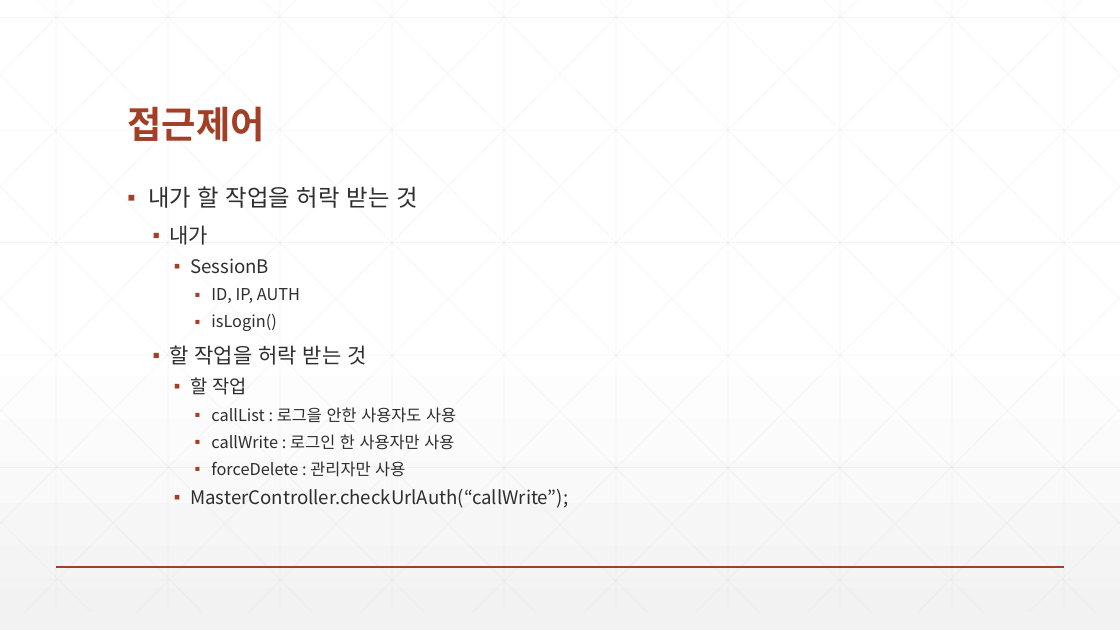
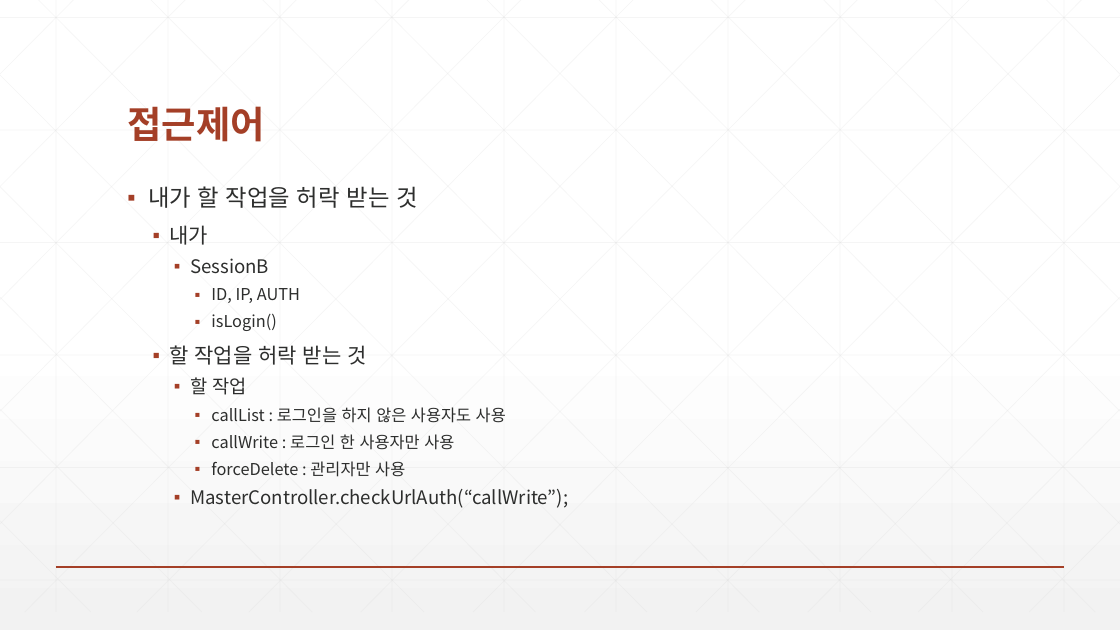
Before and after one commit to zeroshift01/code5, a slide deck: slide 6 of inflearn05/doc/5.인증과 접근제어 기능을 구현합니다..pptx. Drawn at 1120x630 pixels with LibreOffice and Linux fonts; fonts in the diff are those of the drawing. Boxes give left, top, right and bottom in pixels: in the first picture for what was removed or moved away, otherwise in the second. Text is boxed around its words. In the diff, an @@ line names an element or a change of style, - is before the commit and + after.

```diff
--- a/inflearn05/doc/5.인증과 접근제어 기능을 구현합니다..pptx
+++ b/inflearn05/doc/5.인증과 접근제어 기능을 구현합니다..pptx
@@ text at (x1=211, y1=407, x2=506, y2=423): text changed @@
-      ▪ callList : 로그을 안한 사용자도 사용
+      ▪ callList : 로그인을 하지 않은 사용자도 사용
```
Also in this commit, not shown: 1 other file.
